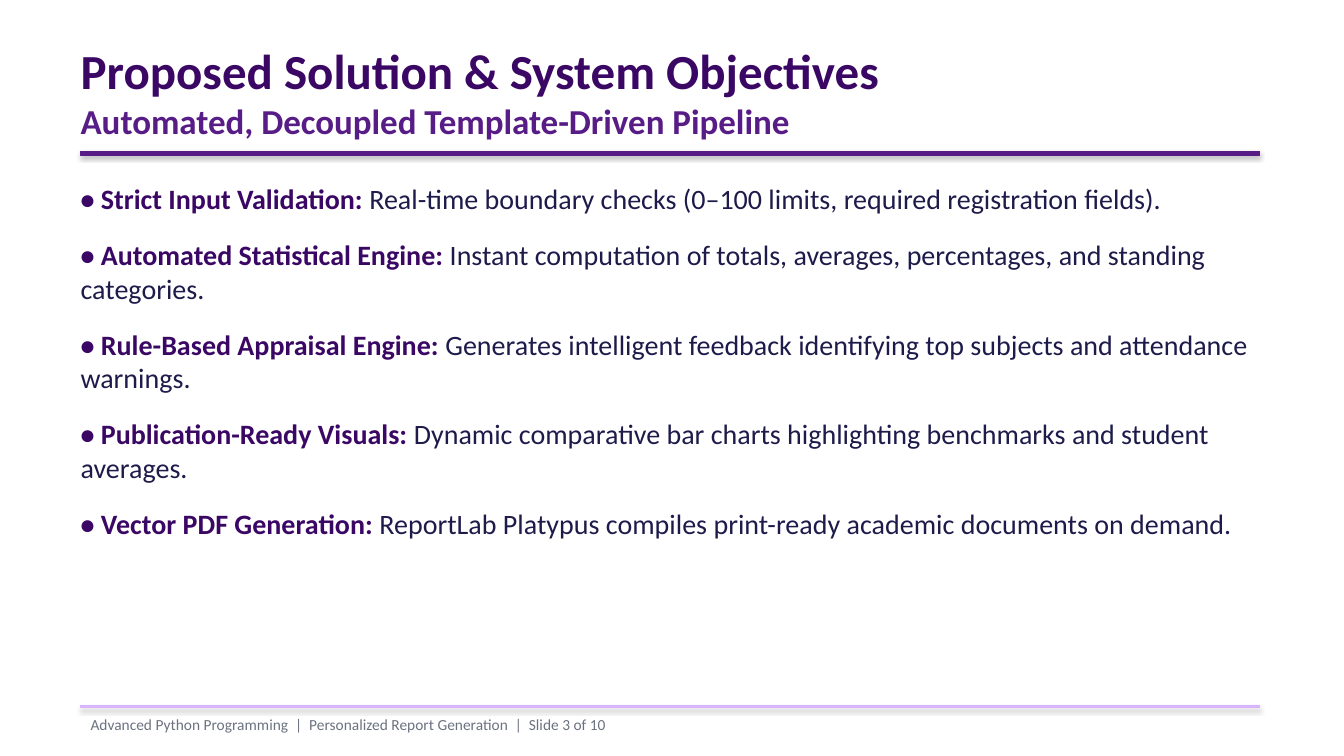
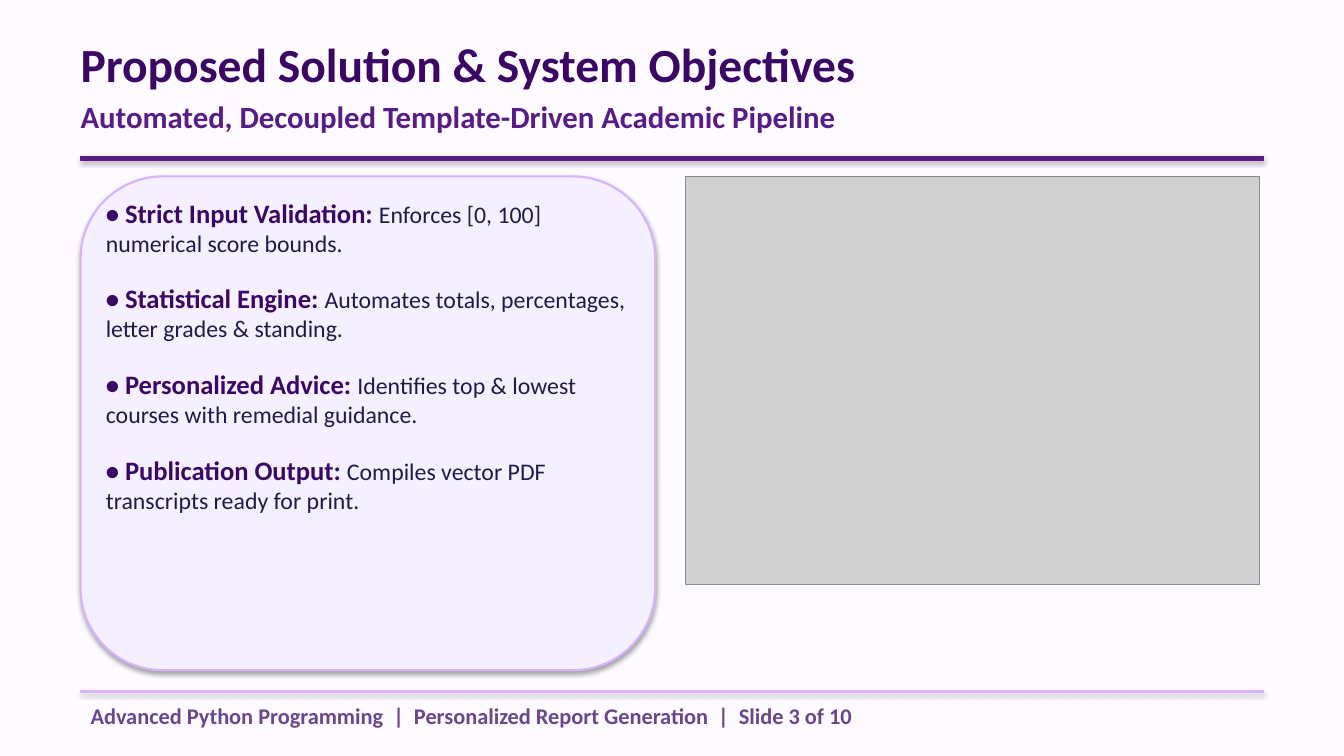
Before and after one commit to Induja2312/Student-Report-Generator, a slide deck: slide 3 of presentation/personalized_report_presentation.pptx. Drawn at 1344x756 pixels with LibreOffice and Linux fonts; fonts in the diff are those of the drawing; grey boxes stand for pictures. Boxes give left, top, right and bottom in pixels: in the first picture for what was removed or moved away, otherwise in the second. Text is boxed around its words. In the diff, an @@ line names an element or a change of style, - is before the commit and + after.

Commit message:
Apply cream theme, MCA department, and updated student profiles

```diff
--- a/presentation/personalized_report_presentation.pptx
+++ b/presentation/personalized_report_presentation.pptx
@@ background #FFFFFF to #FDFBFF @@
@@ text at (81, 48, 855, 90): size 35 to 34 pt in "Proposed Solution & System Objectives" @@
@@ text at (81, 106, 835, 133): text changed; size 25 to 22 pt @@
-Automated, Decoupled Template-Driven Pipeline
+Automated, Decoupled Template-Driven Academic Pipeline
@@ rectangle: place and size @@
-rectangle at (81, 151, 1260, 155)
+rectangle at (81, 156, 1263, 160)
@@ rounded rectangle added at (81, 176, 655, 670), fill #F5F0FF, outline #D8B4FE 1.5 pt @@
@@ picture added at (686, 176, 1260, 585) @@
@@ text at (106, 204, 625, 513): text changed; size 20 to 17 pt @@
-• Strict Input Validation: Real-time boundary checks (0–100 limits, required registration fields).
-• Automated Statistical Engine: Instant computation of totals, averages, percentages, and standing categories.
-• Rule-Based Appraisal Engine: Generates intelligent feedback identifying top subjects and attendance warnings.
-• Publication-Ready Visuals: Dynamic comparative bar charts highlighting benchmarks and student averages.
-• Vector PDF Generation: ReportLab Platypus compiles print-ready academic documents on demand.
+• Strict Input Validation: Enforces [0, 100] numerical score bounds.
+• Statistical Engine: Automates totals, percentages, letter grades & standing.
+• Personalized Advice: Identifies top & lowest courses with remedial guidance.
+• Publication Output: Compiles vector PDF transcripts ready for print.
@@ text "Advanced Python Programming | Personalized ...": place and size @@
-text "Advanced Python Programming | Personalized ..." at (91, 719, 606, 733)
+text "Advanced Python Programming | Personalized ..." at (91, 708, 852, 728)
@@ text "Advanced Python Programming | Personalized ..." at (91, 708, 852, 728): size 11 to 16 pt, text colour #6B7280 to #6B468C, bold on @@
@@ rectangle: place and size @@
-rectangle at (81, 706, 1260, 708)
+rectangle at (81, 691, 1263, 693)
```
Also in this commit, not shown: 9 other slides changed, 20 other files.
